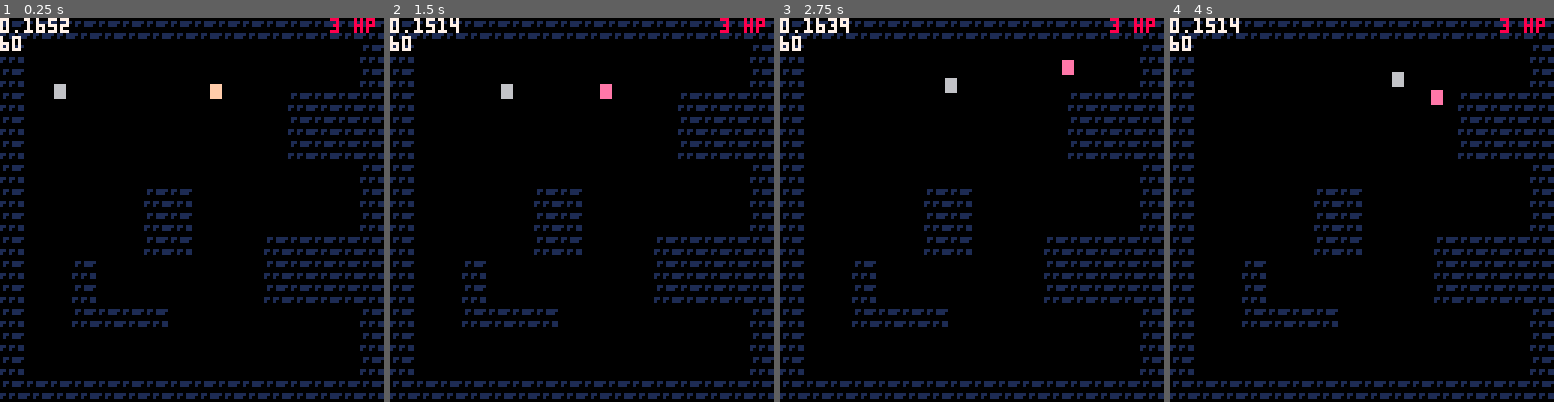
Above: before the commit, frames 1-4 (left to right).
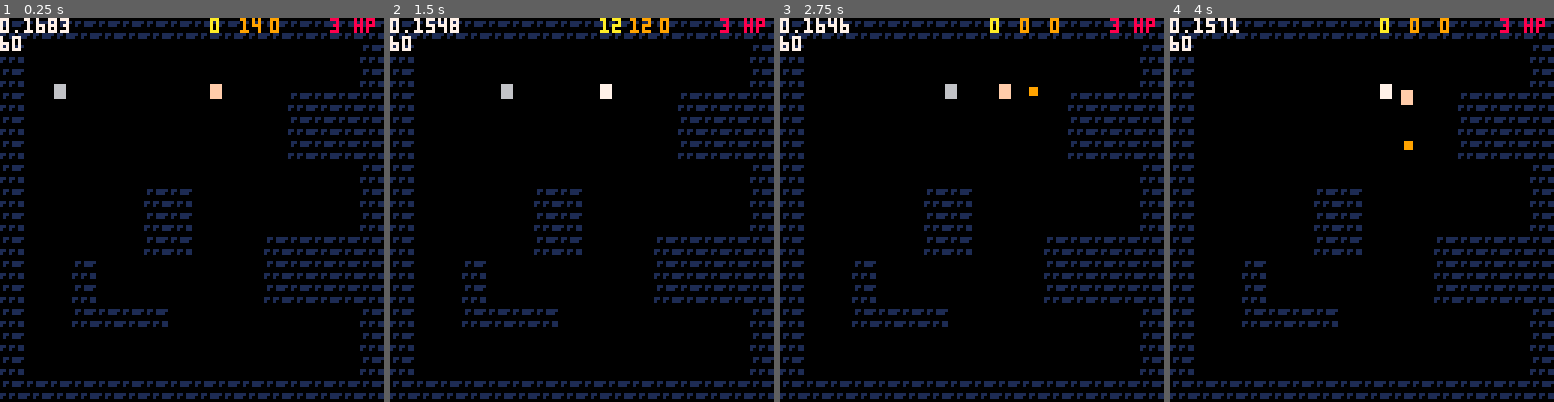
Above: after the commit, the same moments.

Repository: ironchestgames/pico-8-carts
Game: PICO-8 cartridge epicevilender.p8
Two runs of this game, one before a commit and one after it. Both use one fixed random seed, a clock stepped at 60 frames per second and the inputs below.
Inputs:
- Up to frame 1 (0.25 s): no input
- Up to frame 2 (1.5 s): tap X (X key) at 0.33, 1.07 s; tap O (Z key) at 0.7 s
- Up to frame 3 (2.75 s): hold Right 1.6-2.1 s; tap O (Z key) at 1.7, 2.1, 2.5 s; tap X (X key) at 1.85 s; hold Up 2.15-2.42 s; hold Right from 2.47 s (still down)
- Up to frame 4 (4 s): tap O (Z key) at 2.9, 3.3, 3.7 s; tap X (X key) at 2.97 s; release Right at 3.03 s; hold Left 3.08-3.58 s; hold Down 3.63-3.97 s

The runs differ from the first frame. In frame 1, 0.3% of the frame differs, in the area x 12-73%, y 0-4%; in frame 2, 0.5%; in frame 3, 0.7%; in frame 4, 0.9%, in the area x 12-73%, y 0-35%.

Commit message:
epicevilender - modular skill input

Diff:
--- a/epicevilender.p8
+++ b/epicevilender.p8
@@ -278,12 +278,10 @@
 function updateavatarstate(avatar)
  if avatar.state_counter > 0 then
   avatar.state_counter-=1
-  if avatar.state_counter <= 0 then
-   if avatar.state == 'attacking' or
-      avatar.state == 'recovering' then
-    avatar.state='idling'
-   end
-  end
+ end
+
+ if avatar.state_counter <= 0 then
+  avatar.state='idling'
  end
 
  if avatar.state == 'recovering' then
@@ -291,15 +289,73 @@
   avatar.dy=0
  end
 
- if avatar.state != 'charging' then
-  avatar.charge=0
- end
-
  if avatar.state == 'attacking' then
   avatar.dx=0
   avatar.dy=0
  end
 end
+
+swordattackskill={
+ precastduration=0,
+ postcastduration=16,
+ counter=0,
+ hasinput=false,
+ update=function(skill,user)
+  if skill.counter > 0 then
+   skill.counter-=1
+  end
+  if skill.hasinput and skill.counter <= 0 then
+   add(attacks,createattack({
+    x=avatar.x+cos(avatar.a)*4,
+    y=avatar.y+sin(avatar.a)*4,
+    halfw=2,
+    halfh=2,
+    state_counter=1,
+    isknockback=true,
+    knockbackangle=avatar.a,
+    damage=1,
+   }))
+
+   -- reset skill
+   skill.hasinput=false
+
+   -- set user to recover
+   user.state='recovering'
+   user.state_counter=skill.postcastduration
+  end
+ end,
+}
+
+fireboltskill={
+ precastduration=60,
+ postcastduration=0,
+ counter=30,
+ hasinput=false,
+ update=function(skill,user)
+  if skill.counter > 0 then
+   skill.counter-=1
+  end
+  if skill.hasinput and skill.counter <= 0 then
+   add(attacks,createattack({
+    x=user.x+cos(user.a)*4,
+    y=user.y+sin(user.a)*4,
+    halfw=1,
+    halfh=1,
+    dx=cos(user.a)*2,
+    dy=sin(user.a)*2,
+    damage=2,
+    -- todo: add effect
+   }))
+
+   -- reset skill
+   skill.hasinput=false
+
+   -- set user to recover
+   user.state='recovering'
+   user.state_counter=skill.postcastduration
+  end
+ end,
+}
 
 
 curenemyidx=1
@@ -330,7 +386,8 @@
      a=0,
      spd=0.5,
      hp=3,
-     charge=0,
+     skill1=swordattackskill,
+     skill2=fireboltskill,
     })
     add(actors,avatar)
 
@@ -367,9 +424,6 @@
  end
 end
 
-btn4down=false
-btn4pressed=false
-
 function _update60()
 
  --note: devkit debug
@@ -379,17 +433,6 @@
    isdebug=not isdebug
    debug('isdebug',isdebug)
   end
- end
-
- -- massage input
- btn4pressed=false
- if btn(4) then
-  if btn4down != true then
-   btn4pressed=true
-  end
-  btn4down=true
- else
-  btn4down=false
  end
 
  -- consider input
@@ -403,49 +446,37 @@
   avatar.dy=0
  end
 
+ -- reset skills hasinput
+ if avatar.state == 'idling' or
+    avatar.state == 'moving' then
+  avatar.skill1.hasinput=false
+  avatar.skill2.hasinput=false
+ end
+
  -- consider attack input
- if btn4pressed and
+ if btn(4) and
     (avatar.state == 'idling' or
      avatar.state == 'moving') then
-
-  -- attack duration
+  avatar.skill2.hasinput=true
+  avatar.skill2.counter=avatar.skill2.precastduration
+
+  avatar.state_counter=avatar.skill2.counter
   avatar.state='attacking'
-  avatar.state_counter=16
-
-  add(attacks,createattack({
-   x=avatar.x+cos(avatar.a)*4,
-   y=avatar.y+sin(avatar.a)*4,
-   halfw=2,
-   halfh=2,
-   state_counter=1,
-   isknockback=true,
-   knockbackangle=avatar.a,
-   damage=1,
-  }))
  end
 
  if btn(5) and
     (avatar.state == 'idling' or
-     avatar.state == 'moving' or
-     avatar.state == 'charging') then
-  avatar.state='charging'
-  avatar.charge+=1
- elseif (not btn(5)) and
-        avatar.state == 'charging' and
-        avatar.charge > 60 then
-  avatar.charge=0
+     avatar.state == 'moving') then
+  avatar.skill1.hasinput=true
+  avatar.skill1.counter=avatar.skill1.precastduration
+
+  avatar.state_counter=avatar.skill1.counter
   avatar.state='attacking'
-  avatar.state_counter=1
-  add(attacks,createattack({
-   x=avatar.x+cos(avatar.a)*4,
-   y=avatar.y+sin(avatar.a)*4,
-   halfw=1,
-   halfh=1,
-   dx=cos(avatar.a)*2,
-   dy=sin(avatar.a)*2,
-   damage=2,
-  }))
- end
+ end
+
+ -- update skills
+ avatar.skill2.update(avatar.skill2,avatar)
+ avatar.skill1.update(avatar.skill1,avatar)
 
  -- update current state counter
  updateavatarstate(avatar)
@@ -825,11 +856,6 @@
    col=8
   elseif obj.state == 'attacking' then
    col=7
-  elseif obj.state == 'charging' then
-   col=14
-   if actor.charge > 60 then
-    col=7
-   end
   end
 
   rectfill(
@@ -859,6 +885,11 @@
  end
 
  print(avatar.hp .. ' hp',110,0,8)
+
+ print(avatar.state_counter, 70,0,10)
+ print(avatar.skill2.counter, 80,0,9)
+ print(avatar.skill1.counter, 90,0,9)
+
 
  -- prints debug stats
  -- if isdebug then
